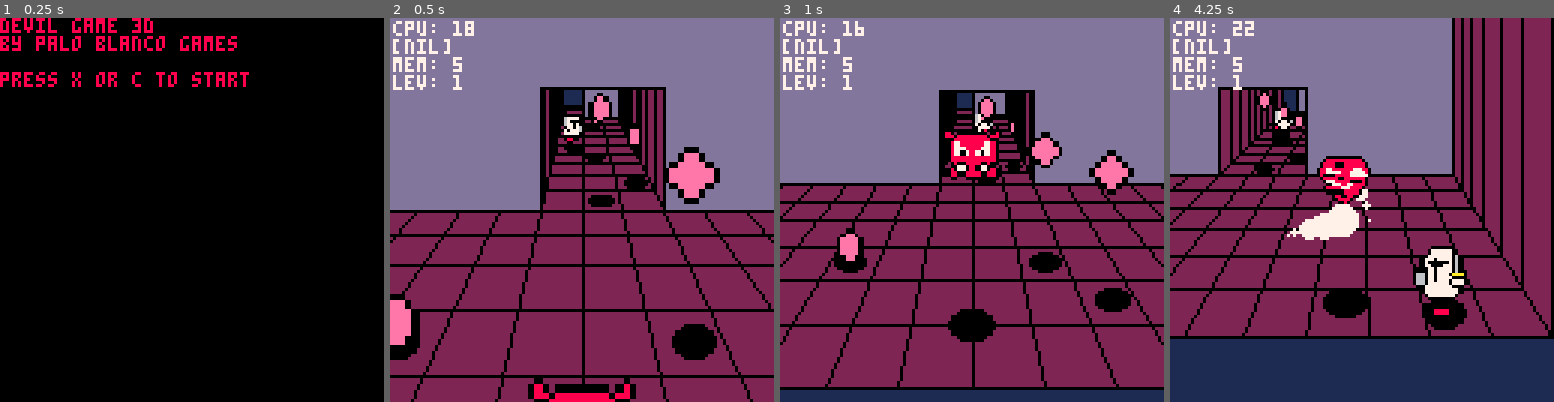
Above: before the commit, frames 1-4 (left to right).
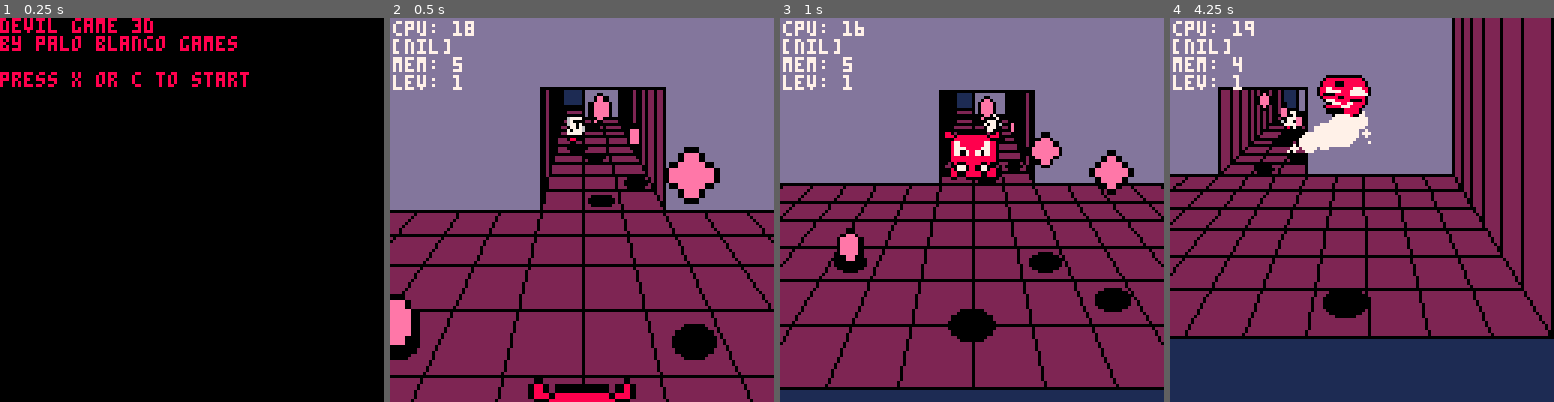
Above: after the commit, the same moments.

Repository: paloblanco/devilgame
Game: PICO-8 cartridge devilgame.p8
The game is run twice, just before and just after one commit, with the same random seed, the same clock (stepped at 60 frames per second) and the same inputs.
Inputs:
- Up to frame 1 (0.25 s): no input
- Up to frame 2 (0.5 s): tap X (X key) at 0.33 s
- Up to frame 3 (1 s): tap O (Z key) at 0.7 s
- Up to frame 4 (4.25 s): tap X (X key) at 1.07, 1.85, 2.97, 4.08 s; hold Right 1.6-2.1 s; tap O (Z key) every 0.4 s from 1.7 to 4.1 s; hold Up 2.15-2.42 s; hold Right 2.47-3.03 s; hold Left 3.08-3.58 s; hold Down 3.63-3.97 s; hold Right from 4.02 s (still down)

Frame 1 is identical in both runs. In frame 2, 0.2% of the frame differs, in the area x 45-52%, y 25-36%; in frame 3, 0.2%; in frame 4, 7.3%, in the area x 16-78%, y 0-82%.

Commit message:
started macer

Diff:
--- a/devilgame.p8
+++ b/devilgame.p8
@@ -858,15 +858,20 @@
 badguy.sp=32
 badguy.shadow=true
 badguy.zup=0.2
-
-function badguy:init()
+badguy.speed = 0.025
+
+function badguy:make_legs()
  self.children={}
  rleg = rightleg:new({parent=self})
  add(self.children,rleg)
  lleg = leftleg:new({parent=self})
  add(self.children,lleg)
- self.speed = 0.025
-end
+end
+
+function badguy:init()
+	self:make_legs()
+end
+
 
 bg_sprites = {
 {32,true},
@@ -919,6 +924,7 @@
 end
 
 sentrylr = badguy:new()
+sentrylr.speed*=1.5
 sentrylr.dx = sentrylr.speed
 
 function sentrylr:update()
@@ -926,6 +932,11 @@
 	self:_move()
 end
 
+sentryud = sentrylr:new()
+sentryud.dy=sentryud.speed
+sentryud.dx=0
+
+macer = badguy:new()
 
 
 spinner = actor:new()
@@ -1375,22 +1386,22 @@
 11077777777770111107777777777011171111711111111111010870080100110801000000001080108800888800880111088008880111111108888888888011
 11107777777701111110777777770111117777111111111111111000001111111011111111111101110011000011001111108000001111111110888888880111
 11110000000011111111000000001111111111111111111111111111111111111111111111111111111111111111111111110111111111111111000000001111
-11000011110000111100001111000011111111111111111111111111111111111111111111111111111111111111111111111111111111111111111111111111
-10dddd011066660110dddd0110dddd01111111111111111111111111111111111111111111111111111111111111111111111111111111111111111111111111
-06dddd600670776010dddd0110dddd01111111111111111111111111111111111111111111111111111111111111111111111111111111111111111111111111
-0666d660060000601100d0111100d011111111111111111111111111111111111111111111111111111111111111111111111111111111111111111111111111
-066dd66006700760110dd011110dd011111111111111111111111111111111111111111111111111111111111111111111111111111111111111111111111111
-0666d660067077601110d0111110d011111111111111111111111111111111111111111111111111111111111111111111111111111111111111111111111111
-066dd66006666660110dd011110dd011111111111111111111111111111111111111111111111111111111111111111111111111111111111111111111111111
-00000000000000001110011111100111111111111111111111111111111111111111111111111111111111111111111111111111111111111111111111111111
-11000011111111111100001111000011111111111111111111111111111111111111111111111111111111111111111111111111111111111111111111111111
-106666011111111110dddd0110dddd01111111111111111111111111111111111111111111111111111111111111111111111111111111111111111111111111
-066006601111111110dddd0110dddd01111111111111111111111111111111111111111111111111111111111111111111111111111111111111111111111111
-060ee060111111111100d0111100d011111111111111111111111111111111111111111111111111111111111111111111111111111111111111111111111111
-060ee06011111111110dd011110dd011111111111111111111111111111111111111111111111111111111111111111111111111111111111111111111111111
-06600660111111111110d0111110d011111111111111111111111111111111111111111111111111111111111111111111111111111111111111111111111111
-0666666011111111110dd011110dd011111111111111111111111111111111111111111111111111111111111111111111111111111111111111111111111111
-00000000111111111110011111100111111111111111111111111111111111111111111111111111111111111111111111111111111111111111111111111111
+11000011110000111100001111000011111111111111111111011111111111011111111111111111111111111111111111111111111111111111111111111111
+10dddd011066660110dddd0110dddd01100010000001000110601000000100601111111111111111111111111111111111111111111111111111111111111111
+06dddd600670776010dddd0110dddd01106605555550660110660777777066601111111111111111111111111111111111111111111111111111111111111111
+0666d660060000601100d0111100d011106055550555060111007777770666011111111111111111111111111111111111111111111111111111111111111111
+066dd66006700760110dd011110dd011110555506055501111077707777000111111111111111111111111111111111111111111111111111111111111111111
+0666d660067077601110d0111110d011105555550555550111070000007770111111111111111111111111111111111111111111111111111111111111111111
+066dd66006666660110dd011110dd011105505555555550111077000777770111111111111111111111111111111111111111111111111111111111111111111
+00000000000000001110011111100111105060555550550110077707777000111111111111111111111111111111111111111111111111111111111111111111
+11000011115555111100001111000011105505555506050107077707770777011111111111111111111111111111111111111111111111111111111111111111
+106666011566665110dddd0110dddd01105555555550550100077707770077011111111111111111111111111111111111111111111111111111111111111111
+066006606661166510dddd0110dddd01105555505555550107077707770777011111111111111111111111111111111111111111111111111111111111111111
+060ee060661111651100d0111100d011110555060555501100077777770077011111111111111111111111111111111111111111111111111111111111111111
+060ee06065111166110dd011110dd011106055505555060107077777770777011111111111111111111111111111111111111111111111111111111111111111
+06600660665115661110d0111110d011106605555550660110077777777000111111111111111111111111111111111111111111111111111111111111111111
+0666666016655661110dd011110dd011100010000001000111107777777701111111111111111111111111111111111111111111111111111111111111111111
+00000000116666111110011111100111111111111111111111110000000011111111111111111111111111111111111111111111111111111111111111111111
 11111111111111111111111111111111111111111111111111111111111111111111111111111111111111111111111111111111111111111111111111111111
 11111111111111111111111111111111111111111111111111111111111111111111111111111111111111111111111111111111111111111111111111111111
 11111111111111111111111111111111111111111111111111111111111111111111111111111111111111111111111111111111111111111111111111111111
